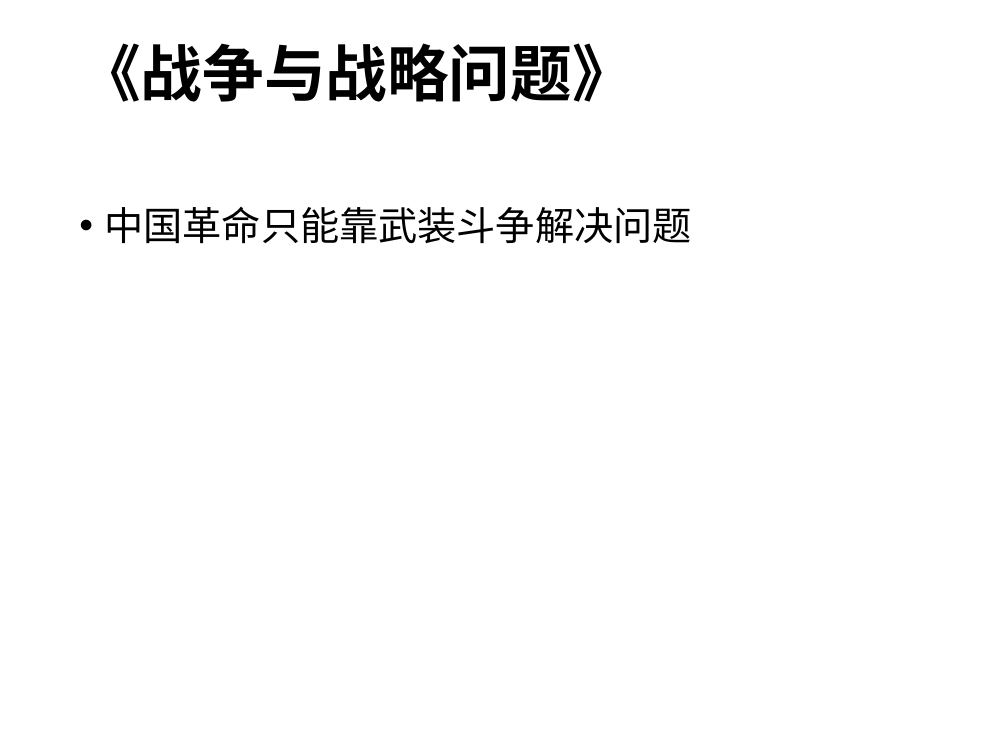
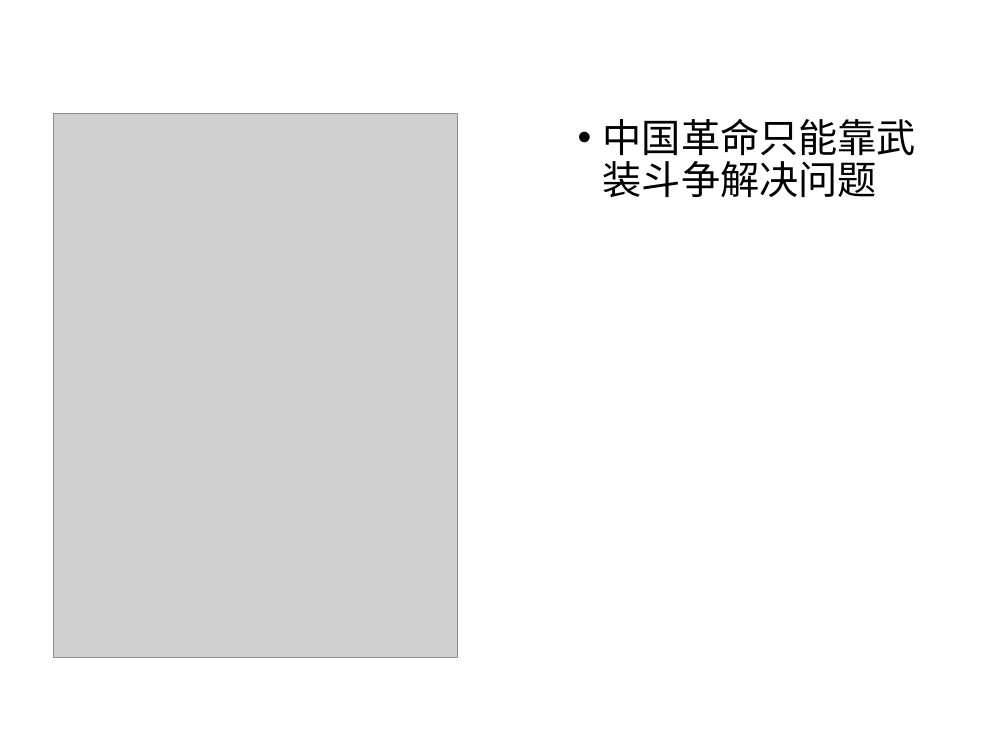
Before and after one commit to 117503445/history-ppt, a slide deck: slide 17 of 近代史张都铭小组.pptx (slide 8 before the commit). Drawn at 1008x756 pixels with LibreOffice and Linux fonts; fonts in the diff are those of the drawing; grey boxes stand for pictures; background and template pictures are left out. Boxes give left, top, right and bottom in pixels: in the first picture for what was removed or moved away, otherwise in the second. Text is boxed around its words. In the diff, an @@ line names an element or a change of style, - is before the commit and + after.

```diff
--- a/近代史张都铭小组.pptx
+++ b/近代史张都铭小组.pptx
@@ title removed at (x1=79, y1=43, x2=633, y2=102) @@
-《战争与战略问题》
@@ picture added at (x1=53, y1=113, x2=459, y2=657) @@
@@ text "中国革命只能靠武装斗争解决问题" moved from (x1=105, y1=207, x2=692, y2=244) to (x1=603, y1=119, x2=916, y2=197) @@
@@ text "中国革命只能靠武装斗争解决问题" at (x1=603, y1=119, x2=916, y2=197): font Calibri to Noto Sans CJK JP @@
```
Also in this commit, not shown: 13 other slides changed, 12 slides added, 2 other files.
